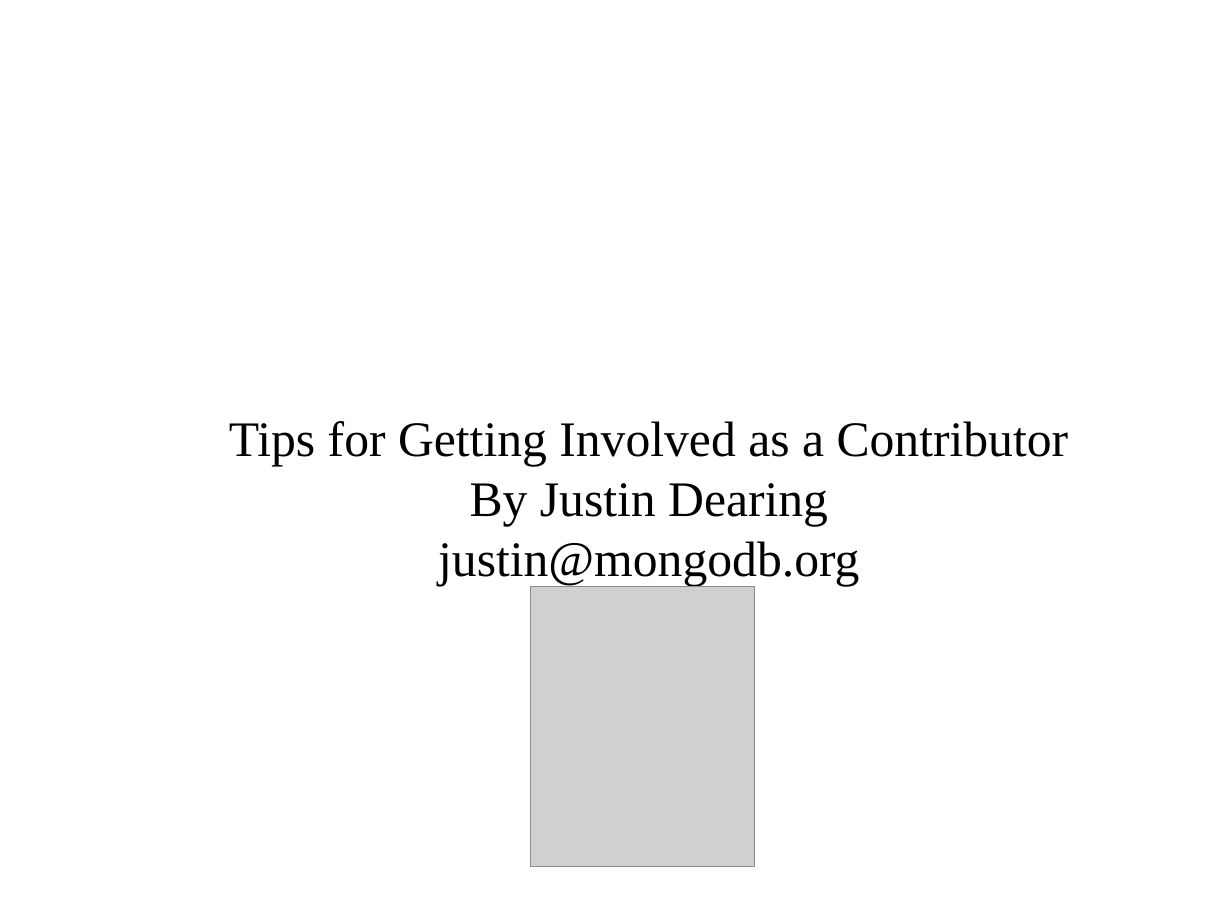
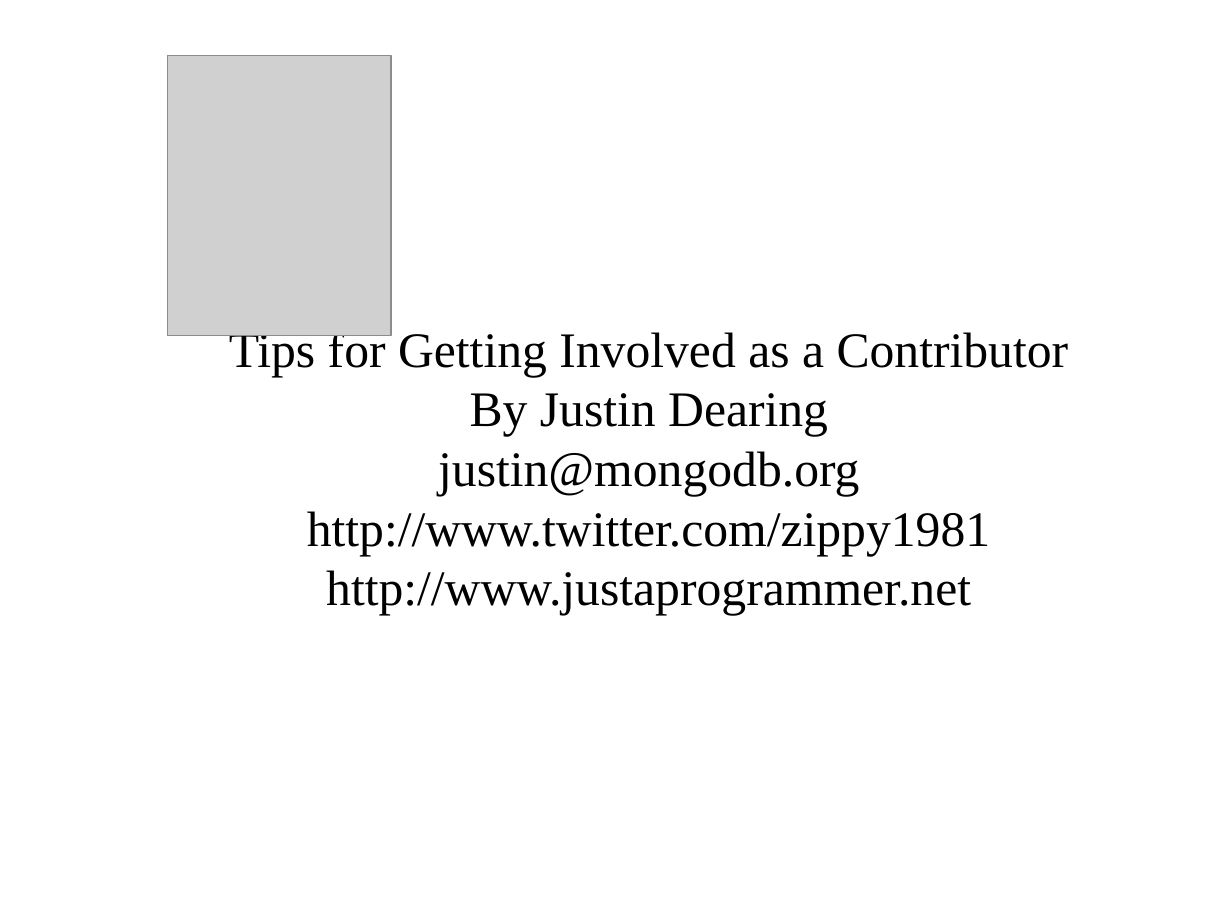
Before and after one commit to zippy1981/TalkMaterials, a slide deck: slide 1 of MongoDC/Tips for Getting Involved as a Contributor.odp. Drawn at 1232x924 pixels with LibreOffice and Linux fonts; fonts in the diff are those of the drawing; grey boxes stand for pictures; background and template pictures are left out. Boxes give left, top, right and bottom in pixels: in the first picture for what was removed or moved away, otherwise in the second. Text is boxed around its words. In the diff, an @@ line names an element or a change of style, - is before the commit and + after.

```diff
--- a/MongoDC/Tips for Getting Involved as a Contributor.odp
+++ b/MongoDC/Tips for Getting Involved as a Contributor.odp
@@ picture moved from (x1=531, y1=587, x2=755, y2=866) to (x1=168, y1=56, x2=391, y2=335) @@
@@ subtitle at (x1=307, y1=511, x2=990, y2=616): paragraphs added @@
+http://www.twitter.com/zippy1981
+http://www.justaprogrammer.net
```
Also in this commit, not shown: 2 other slides changed.
